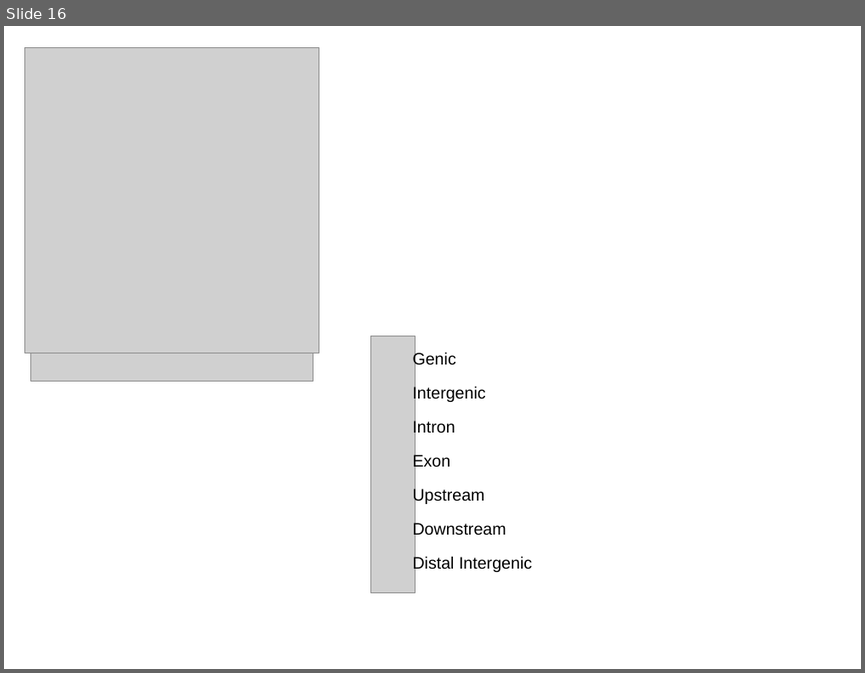
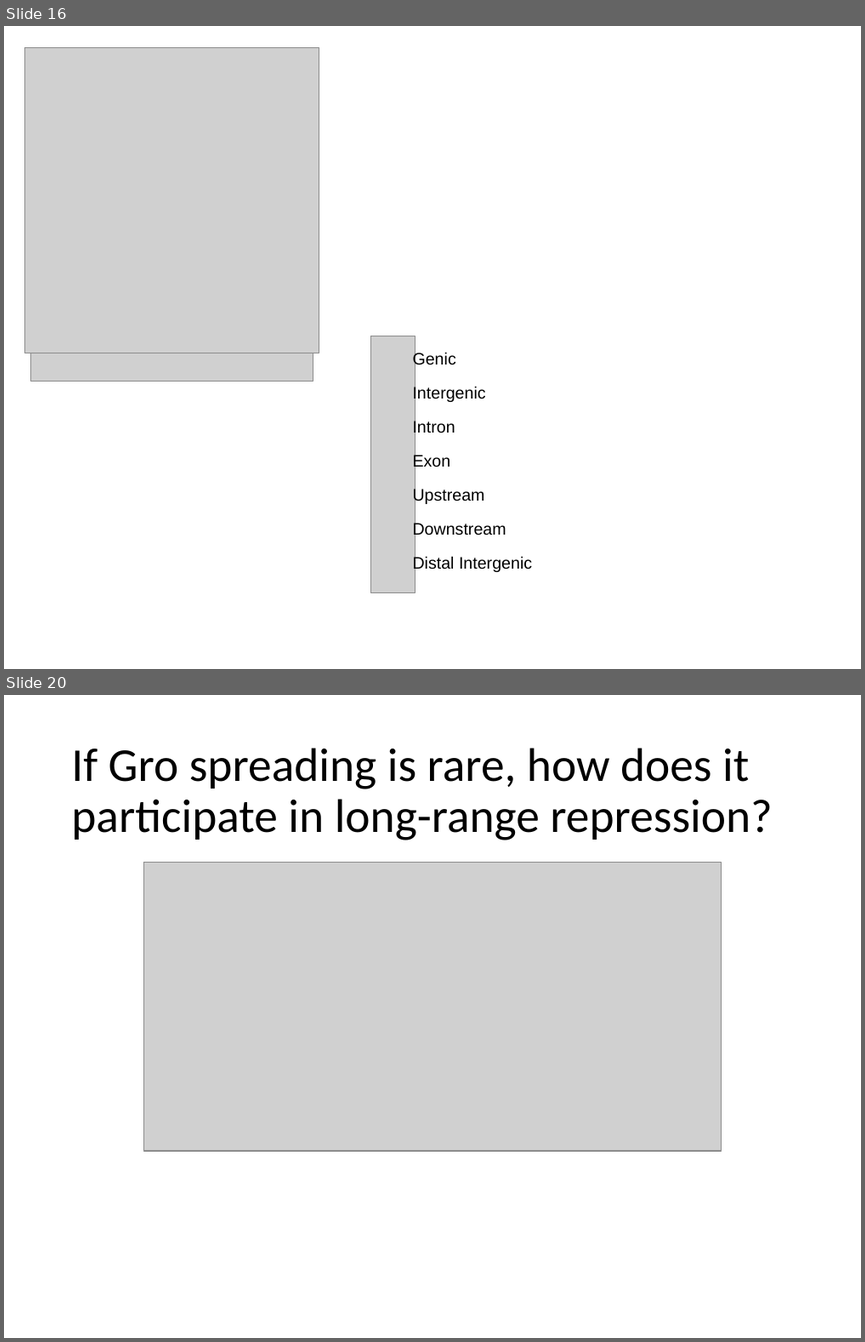
Before and after one commit to mdchambers/dissertation, a slide deck: presentations/defense_unused.pptx. Shown one above the other, each under a label of ours: slide 16 before the commit, slides 16 and 20 after it; the slides between them are not shown. The pictures are 865x673 and 865x1342 pixels, drawn with LibreOffice and Linux fonts; fonts in the diff are those of the drawing; grey boxes stand for pictures. Boxes give left, top, right and bottom in pixels: in the first picture for what was removed or moved away, otherwise in the second. Text is boxed around its words. In the diff, an @@ line names an element or a change of style, - is before the commit and + after.

```diff
--- a/presentations/defense_unused.pptx
+++ b/presentations/defense_unused.pptx
@@ slide 20 added at <box>4,695,861,1338</box>, background #FFFFFF @@
@@ title added at <box>71,748,772,840</box>, 39.6 pt, text #000000 @@
+If Gro spreading is rare, how does it participate in long-range repression?
@@ picture added at <box>144,862,721,1150</box> @@
```
Also in this commit, not shown: 3 other slides added, 2 other files.
